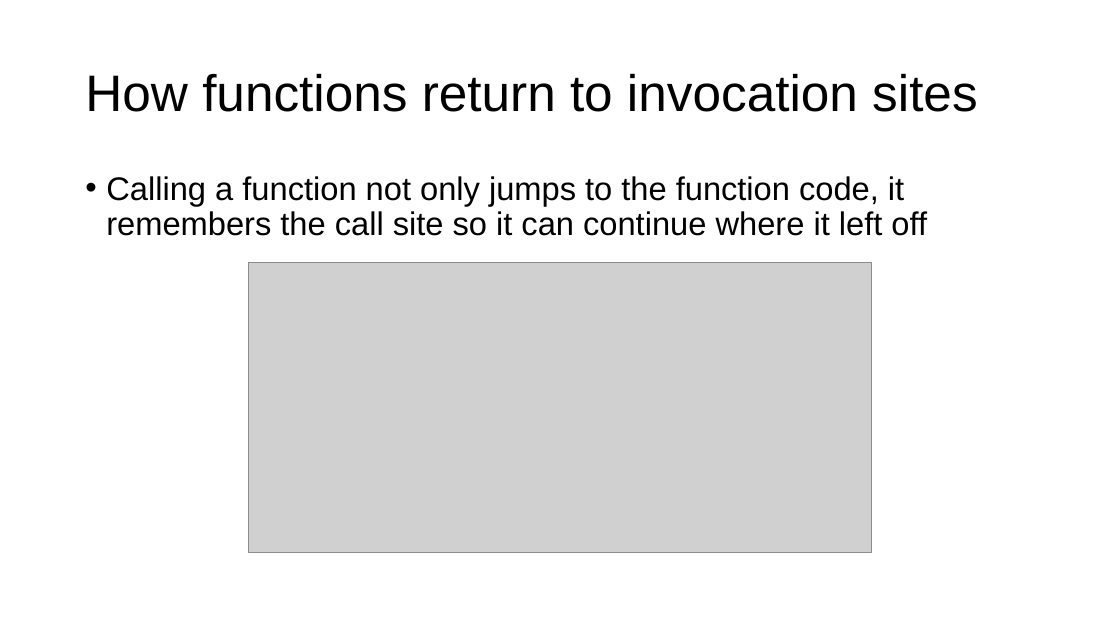
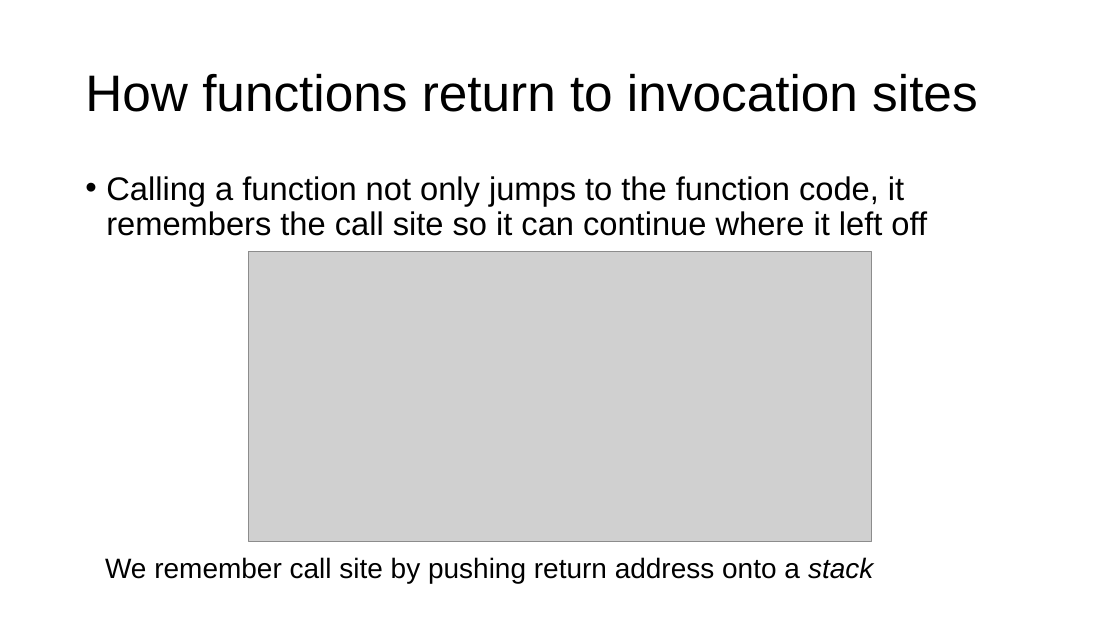
Before and after one commit to parrt/msds501, a slide deck: slide 27 of slides/functions.pptx (slide 26 before the commit). Drawn at 1120x630 pixels with LibreOffice and Linux fonts; fonts in the diff are those of the drawing; grey boxes stand for pictures; background and template pictures are left out. Boxes give left, top, right and bottom in pixels: in the first picture for what was removed or moved away, otherwise in the second. Text is boxed around its words. In the diff, an @@ line names an element or a change of style, - is before the commit and + after.

```diff
--- a/slides/functions.pptx
+++ b/slides/functions.pptx
@@ picture moved from (x1=249, y1=263, x2=871, y2=552) to (x1=249, y1=252, x2=871, y2=541) @@
@@ text added at (x1=105, y1=557, x2=873, y2=583), 24 pt, text #000000 @@
+We remember call site by pushing return address onto a stack
```
Also in this commit, not shown: 2 other slides changed, 1 slide added, 4 other files.
